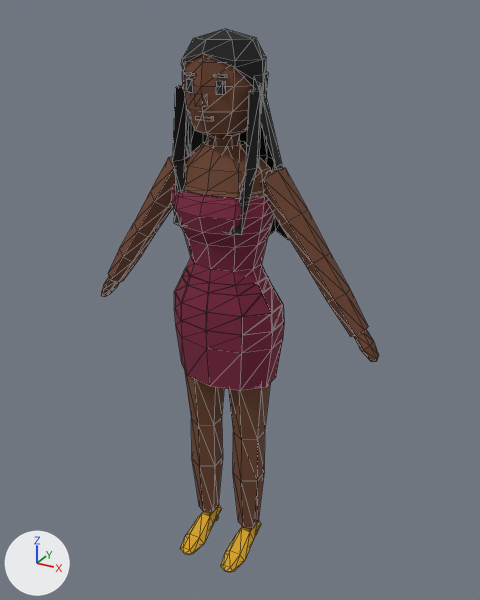
What one commit did to the glTF model apps/client/public/assets/shared/chr/chr_body_regular.glb.
Before and after are seen from a 50 mm lens placed at (0.942, -1.621, 0.915), pointed at (0.024, 0.048, 0.081). The lights are fixed; the arrows at lower left show +X, +Y and +Z. The older version comes first. Mesh edges are drawn as thin lines. Vertices at exactly the same position are counted once.

Names of what the first picture shows: 'body'.
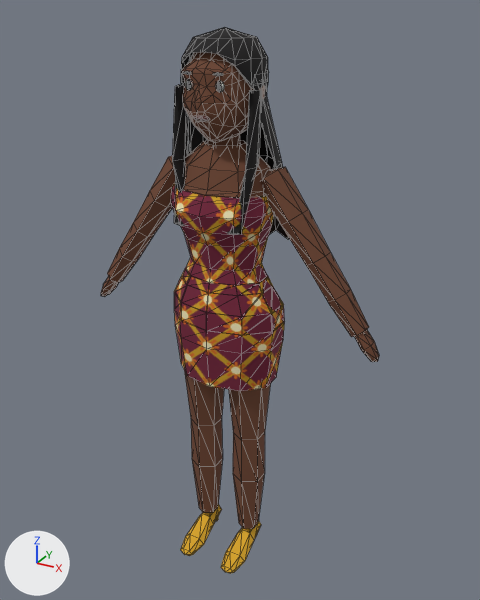
Location of each change, (x1, y1, x2, y2) in pixels of the pictures (480 x 600 px; the box of a moved part takes in the faces that stretch with it):
'body', reshaped: before (101, 29, 379, 572); after (101, 27, 379, 573)
part 1 of me_body, deleted: before (184, 72, 264, 121)
part 2 of me_body, built on: before (182, 38, 267, 234); after (181, 27, 268, 234)
part 3 of me_body, moved or reshaped: before (191, 276, 257, 286); after (174, 276, 263, 317)
part 4 of me_body, recoloured: (172, 184, 284, 390) in both
part 5 of me_body, recoloured (red to brown): (172, 184, 284, 390) in both

What the commit changed:
Picture 'pattern' (img_pattern) is new.
Material 'pattern' (mat_pattern) is new.
Uses the picture img_pattern.
me_body is used by ob_body; location (0.0, 0.0, 0.0).
me_body had 687 vertices, 1130 faces and spanned x -0.49..0.49, y -0.16..0.16, z -0.84..0.87.
me_body now has 867 vertices, 1486 faces and spans x -0.49..0.49, y -0.16..0.16, z -0.84..0.87.
me_body part 1: 6 loose pieces with 48 vertices, spanning x -0.11..0.11, y -0.13..0.02, z 0.65..0.76, are deleted.
me_body part 2: 6 vertices moved from x -0.08..0.08, y -0.1..0.12, z 0.69..0.75 to x -0.1..0.08, y -0.1..0.12, z 0.69..0.75; 68 vertices removed from x -0.11..0.12, y -0.11..0.13, z 0.52..0.86; 296 vertices added at x -0.12..0.12, y -0.13..0.13, z 0.53..0.86.
me_body part 3: 4 vertices removed from x -0.08..0.08, y -0.08..0.09, z 0.15; 4 vertices added at x -0.09..0.09, y -0.08..0.09, z 0.15.
me_body part 4: 282 kept faces spanning x -0.18..0.18, y -0.14..0.15, z -0.16..0.45 get new vertex colours; the middle colour goes from dark red #7a1f3d to white #f2f2ee.
me_body part 5: 282 faces spanning x -0.18..0.18, y -0.14..0.15, z -0.16..0.45 switch from mat_body to mat_pattern.
